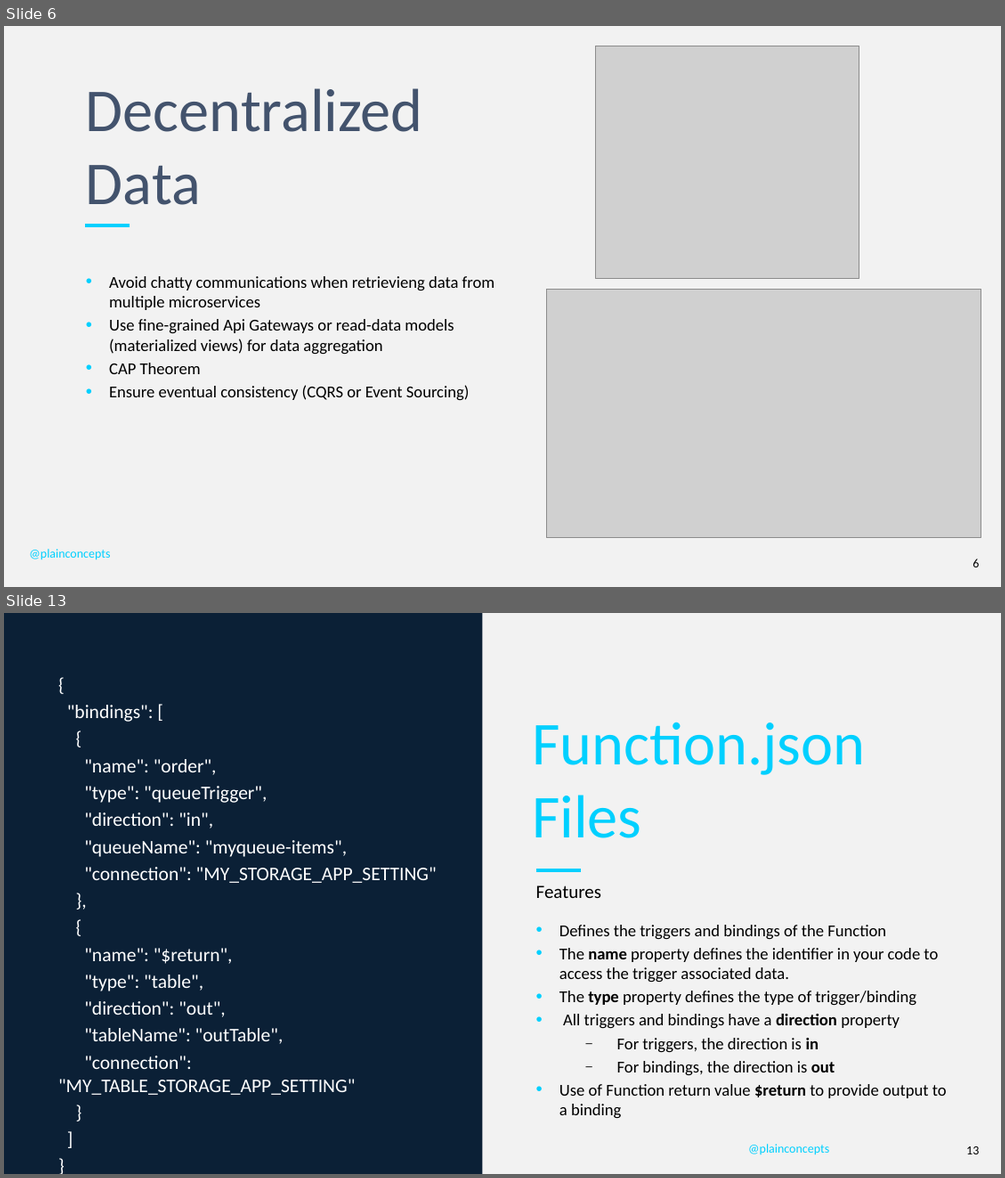
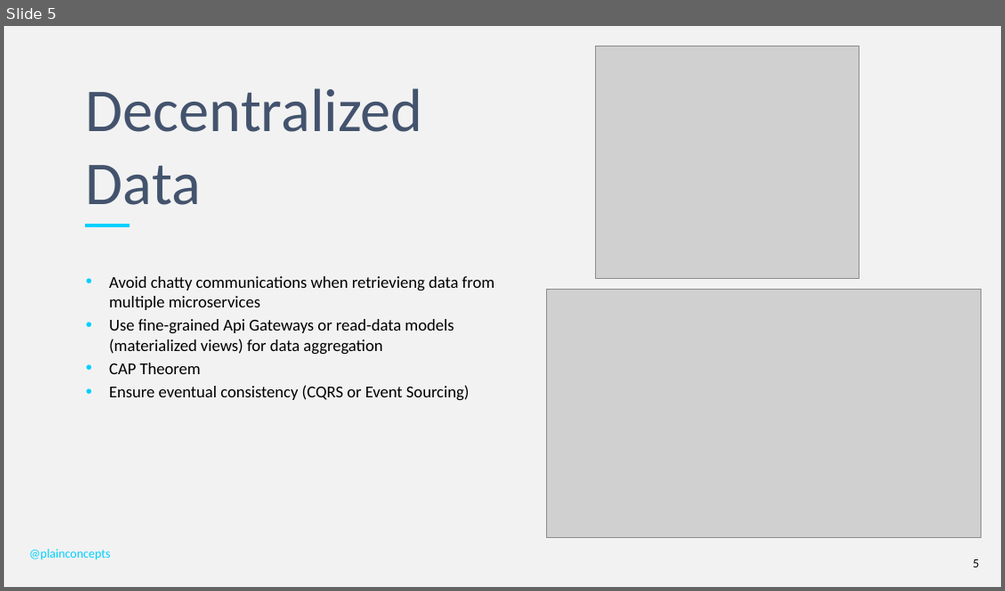
Before and after one commit to PlainConcepts/NetCore-Docker-Workshop, a slide deck: Docu/BestPractices&Antipatterns.pptx. Shown one above the other, each under a label of ours: slides 6 and 13 before the commit, slide 5 after it; the slides between them are not shown. The pictures are 1005x1178 and 1005x591 pixels, drawn with LibreOffice and Linux fonts; fonts in the diff are those of the drawing; grey boxes stand for pictures; background and template pictures are left out. Boxes give left, top, right and bottom in pixels: in the first picture for what was removed or moved away, otherwise in the second. Text is boxed around its words. In the diff, an @@ line names an element or a change of style, - is before the commit and + after.

```diff
--- a/Docu/BestPractices&Antipatterns.pptx
+++ b/Docu/BestPractices&Antipatterns.pptx
@@ slide 13 removed at bbox=[4, 613, 1001, 1174], background #F2F2F2 @@
@@ rectangle removed at bbox=[4, 613, 483, 1174] @@
@@ text removed at bbox=[58, 705, 437, 1094] @@
-{
-"bindings": [
-{
-"name": "order",
-"type": "queueTrigger",
-"direction": "in",
-"queueName": "myqueue-items",
-"connection": "MY_STORAGE_APP_SETTING"
-},
-{
-"name": "$return",
-"type": "table",
-"direction": "out",
-"tableName": "outTable",
-"connection": "MY_TABLE_STORAGE_APP_SETTING"
-}
-]
-}
@@ title removed at bbox=[532, 722, 865, 838] @@
-Function.json Files
@@ line removed from (537, 870) to (582, 870) @@
@@ text removed at bbox=[536, 885, 601, 898] @@
-Features
@@ text removed at bbox=[559, 925, 947, 1118] @@
-• Defines the triggers and bindings of the Function
-• The name property defines the identifier in your code to access the trigger associated data.
-• The type property defines the type of trigger/binding
-• All triggers and bindings have a direction property
-  – For triggers, the direction is in
-  – For bindings, the direction is out
-• Use of Function return value $return to provide output to a binding
@@ text removed at bbox=[748, 1143, 829, 1155] @@
-@plainconcepts
@@ page number removed at bbox=[966, 1146, 979, 1154] @@
-13
@@ what was slide 6 is now slide 5 @@
```
Also in this commit, not shown: 2 slides changed, 4 slides added, 9 other slides removed.
